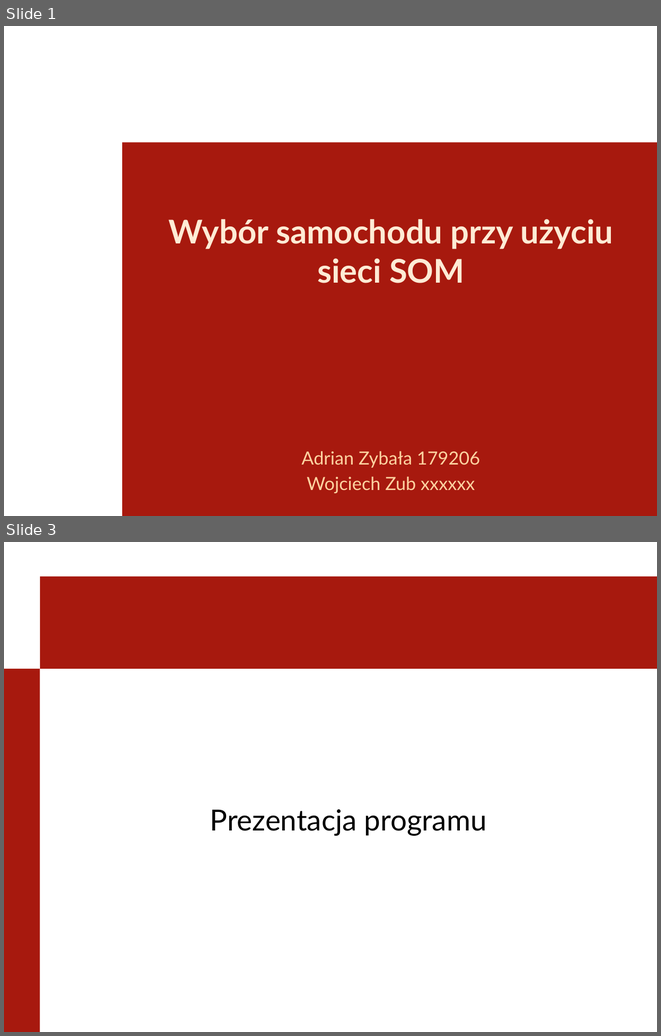
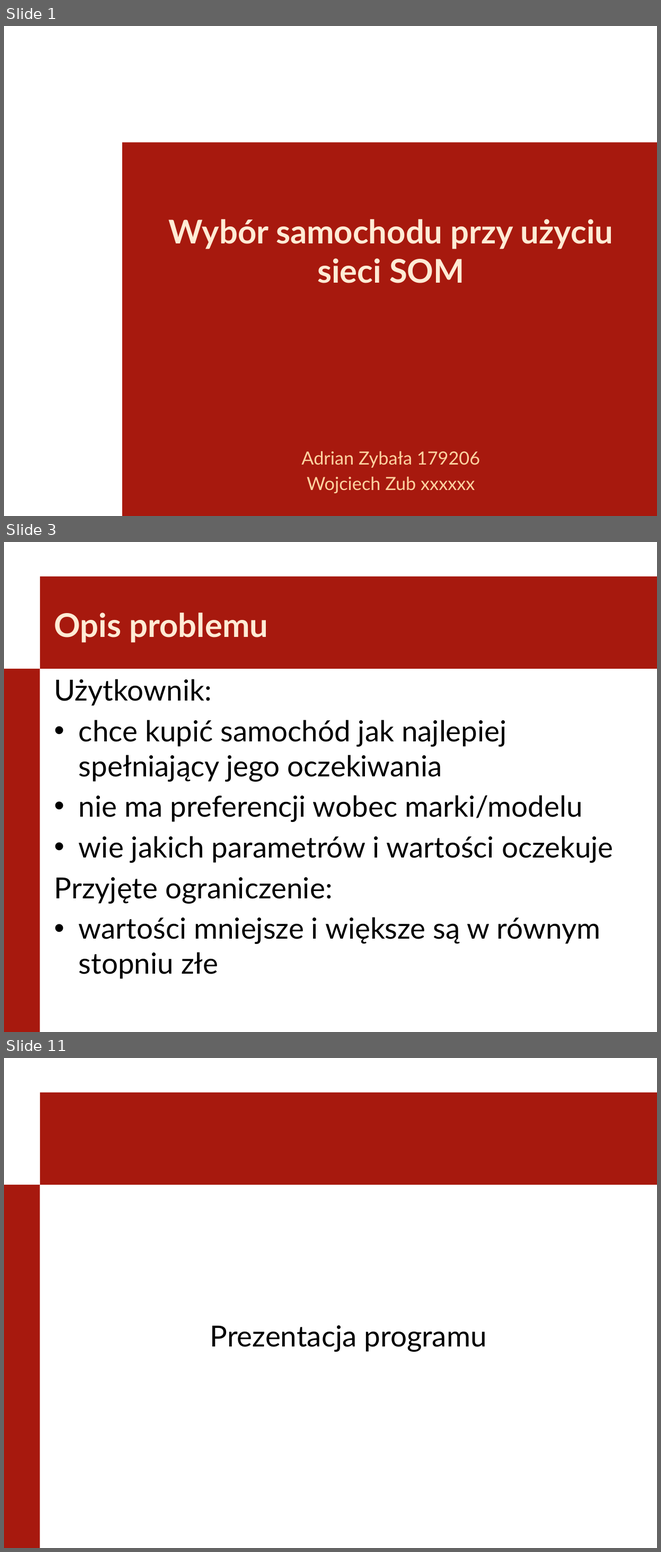
Before and after one commit to lastverb/SWDSOM, a slide deck: Prezentacja.pptx. Shown one above the other, each under a label of ours: slides 1 and 3 before the commit, slides 1, 3 and 11 after it; the slides between them are not shown. The pictures are 661x1036 and 661x1552 pixels, drawn with LibreOffice and Linux fonts; fonts in the diff are those of the drawing; background and template pictures are left out. Boxes give left, top, right and bottom in pixels: in the first picture for what was removed or moved away, otherwise in the second. Text is boxed around its words. In the diff, an @@ line names an element or a change of style, - is before the commit and + after.

```diff
--- a/Prezentacja.pptx
+++ b/Prezentacja.pptx
@@ slide 3 added at [4, 542, 657, 1032], background #FFFFFF; not listed: 2 template elements that a slide beside it also shows @@
@@ title added at [54, 612, 268, 643], 36 pt, text #FFEBD5, bold @@
+Opis problemu
@@ text added at [54, 679, 614, 979], 32 pt, text #000000 @@
+Użytkownik:
+• chce kupić samochód jak najlepiej spełniający jego oczekiwania
+• nie ma preferencji wobec marki/modelu
+• wie jakich parametrów i wartości oczekuje
+Przyjęte ograniczenie:
+• wartości mniejsze i większe są w równym stopniu złe
@@ what was slide 3 is now slide 11 @@
```
Also in this commit, not shown: 1 slide changed, 8 other slides added, 1 other file.
